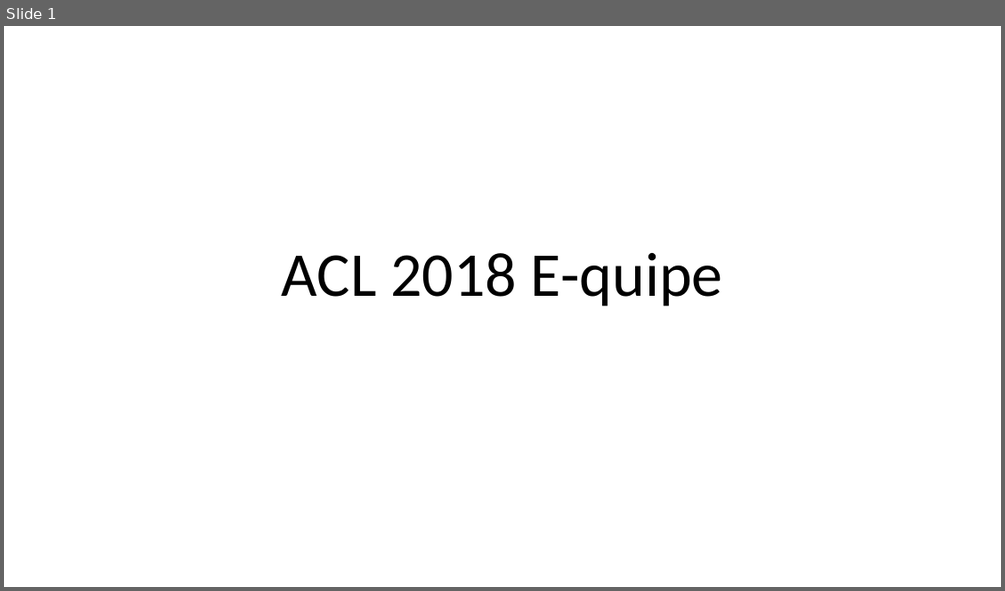
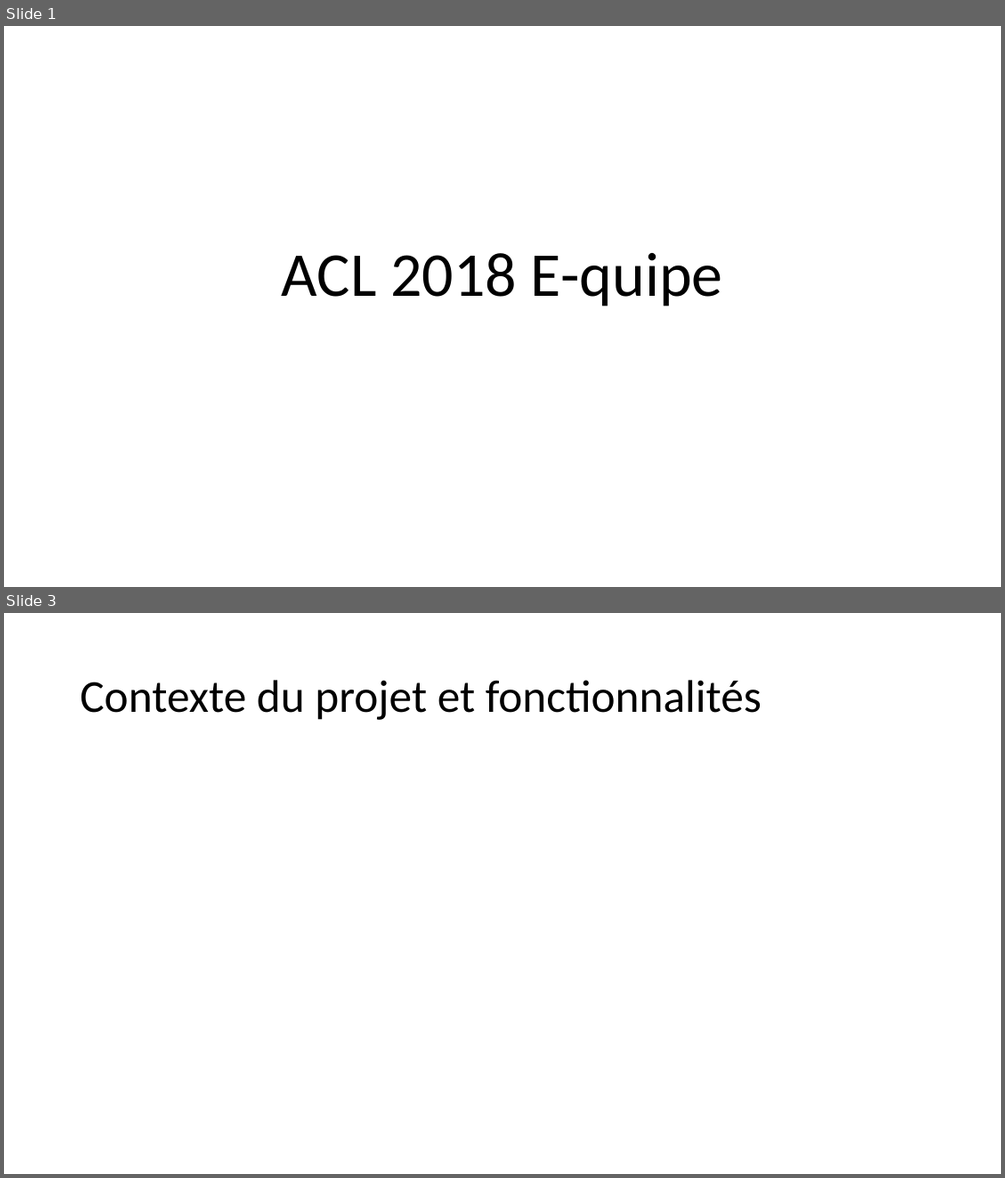
Before and after one commit to AlexandrePerdereau/ACL2018_E-quipe, a slide deck: Presentation.pptx. Shown one above the other, each under a label of ours: slide 1 before the commit, slides 1 and 3 after it; the slides between them are not shown. The pictures are 1005x591 and 1005x1178 pixels, drawn with LibreOffice and Linux fonts; fonts in the diff are those of the drawing. Boxes give left, top, right and bottom in pixels: in the first picture for what was removed or moved away, otherwise in the second. Text is boxed around its words. In the diff, an @@ line names an element or a change of style, - is before the commit and + after.

```diff
--- a/Presentation.pptx
+++ b/Presentation.pptx
@@ slide 3 added at [4,613,1001,1174], background #FFFFFF @@
@@ title added at [80,680,761,720], 44 pt, text #000000 @@
+Contexte du projet et fonctionnalités
```
Also in this commit, not shown: 8 other slides added.
